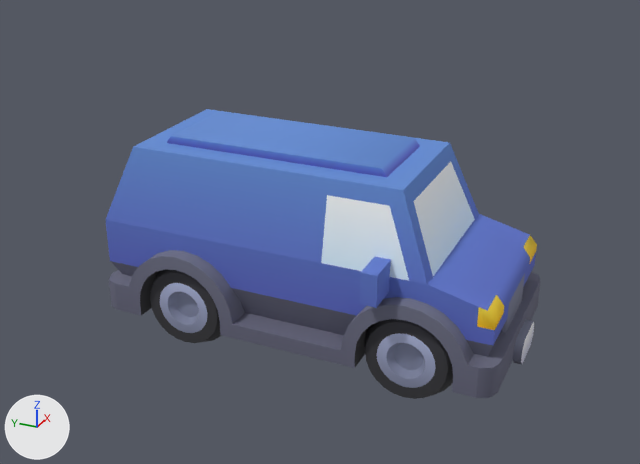
Renders of the glTF model public/assets/village/car-van.glb from each side of a commit.
Camera for both pictures: a 50 mm lens placed at (-4.83, -2.11, 3.14), pointed at (-0.09, 0.02, 0.77). Lighting does not change. The marker at lower left points along +X, +Y and +Z. The older version comes first. Where no turn or scale is listed for an object, it has been applied to the vertices. Vertices at exactly the same position are counted once.

In view in the first picture: 'body', 'wheel-back-right', 'wheel-front-right'.
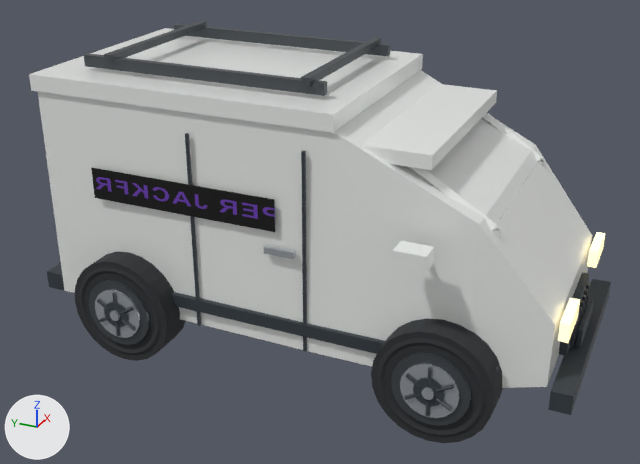
What differs and where, as boxes (x1, y1, x2, y2) in the pictures (640 x 464 px):
'body-detail', added: after (29, 21, 611, 415)
    faces in mat_car_paint_white (white #f1f3f1): (29, 28, 592, 388)
    faces in mat_car_trim (dark grey #353c42): (47, 133, 611, 415)
    faces in mat_car_dark_metal (dark grey #4d5257): (84, 21, 591, 346)
    faces in mat_label_super_jackfruit (picture img_image_0): (91, 168, 275, 232)
    faces in mat_car_paint (white #f1f3f1): (392, 241, 434, 275)
'body', no longer drawn (blue): before (106, 109, 541, 398)
'wheel-front-left', moved, rescaled (not visible before): after (371, 319, 503, 443)
'wheel-back-left', moved, rescaled (not visible before): after (75, 252, 185, 361)
'wheel-front-right', moved, rescaled (not visible afterwards): before (364, 319, 453, 399)
'wheel-back-right', reshaped, moved, rescaled (not visible afterwards): before (150, 269, 222, 343)
part 1 of me_wheel_front_right, built on: before (150, 269, 453, 399)

The change, as a list of edits to the scene's bpy script:
```text
Change me_wheel_front_right:
    used by ob_wheel_front_right; location = (-0.425, -0.76, 0.3); scale = (0.3, 0.3, 0.3)
    remove me_wheel_front_right.from_pydata(...)  # 168 vertices, 332 faces; spans x -0.58..0.58, y -1.0..1.0, z -1.0..1.0
    remove me_wheel_front_right.materials.append(mat_colormap)
    add me_wheel_front_right.from_pydata(...)  # 454 vertices, 828 faces; spans x -0.43..0.43, y -1.0..1.0, z -1.0..1.0
    me_wheel_front_right part 1: 168 vertices removed from x -0.58..0.58, y -1.0..1.0, z -1.0..1.0; 454 vertices added at x -0.43..0.43, y -1.0..1.0, z -1.0..1.0
    add me_wheel_front_right.materials.append(mat_car_rubber)  # dark grey #2c2f32
    add me_wheel_front_right.materials.append(mat_car_dark_metal)  # dark grey #4d5257
    add me_wheel_front_right.materials.append(mat_car_metal)  # light grey #c4cad0
    add me_wheel_front_right.materials.append(mat_car_trim)  # dark grey #353c42
Change ob_wheel_front_right:
    add ob_wheel_front_right.parent = ob_body
Change ob_wheel_front_left:
    add ob_wheel_front_left.parent = ob_body
    ob_wheel_front_left.location: (0.425, -0.76, 0.3) -> (-0.789, -1.0, 0.35)
    ob_wheel_front_left.scale: (0.3, 0.3, 0.3) -> (0.35, 0.35, 0.35)
Change ob_wheel_back_right:
    add ob_wheel_back_right.parent = ob_body
    ob_wheel_back_right.location: (-0.425, 0.76, 0.3) -> (0.789, 1.05, 0.35)
    ob_wheel_back_right.scale: (0.3, 0.3, 0.3) -> (0.35, 0.35, 0.35)
Change ob_wheel_back_left:
    add ob_wheel_back_left.parent = ob_body
    ob_wheel_back_left.location: (0.425, 0.76, 0.3) -> (-0.789, 1.05, 0.35)
    ob_wheel_back_left.scale: (0.3, 0.3, 0.3) -> (0.35, 0.35, 0.35)
Change ob_body:
    ob_body.scale: (1.38, 1.38, 1.38) -> (1.0, 1.0, 1.0)
    ob_body: bpy.data.objects.new('body', me_body) -> bpy.data.objects.new('body', None)
    ob_body.location: (0.0, 0.025, 0.75) -> (0.0, 0.0, 0.0)
Add ob_body_detail:
    ob_body_detail = bpy.data.objects.new('body-detail', me_body_detail)  # 470 vertices, 650 faces; spans x -0.96..0.96, y -1.75..1.75, z -0.85..0.85; in mat_car_paint_white (white #f1f3f1), mat_car_glass (dark blue #4d6176), mat_car_trim (dark grey #353c42), mat_car_metal (light grey #c4cad0), mat_car_dark_metal (dark grey #4d5257), mat_label_super_jackfruit (picture img_image_0), mat_car_headlight (beige #fff5d3, glowing beige #ffeaad), mat_car_taillight (red #d3241d, glowing red #e71910), mat_car_paint (white #f1f3f1)
    ob_body_detail.location = (0.0, 0.015, 1.054)
```
